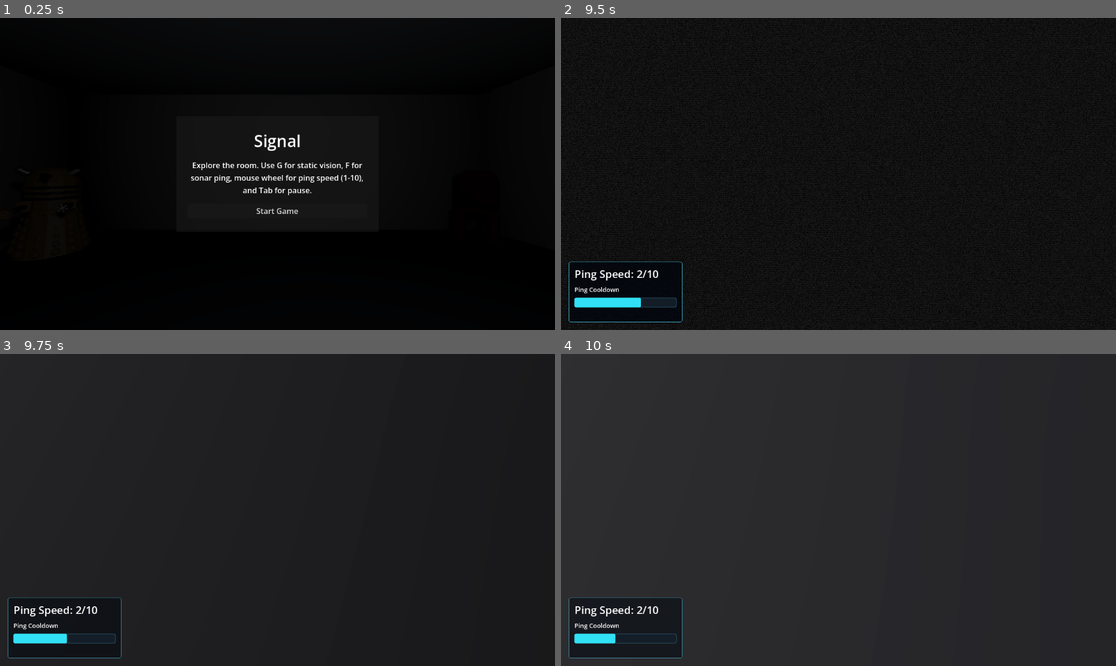
Above: before the commit, frames 1-4 (two rows, left to right).
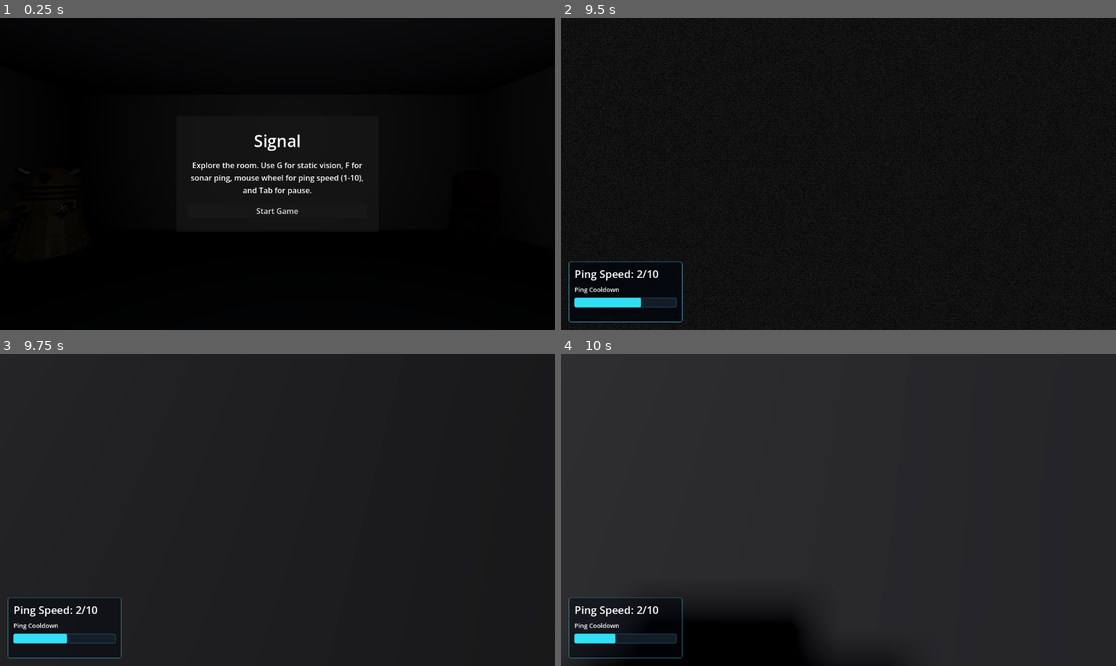
Above: after the commit, the same moments.

Repository: frkatona/LD59-Signal
Game: Godot game, scene res://scenes/main.tscn
Same seed, same stepped clock (60 frames per second), same inputs: the game is played once before the commit and once after it. Sound files missing from this copy of the repository are replaced by a short silence.
Inputs (mouse positions are in pixels of both pictures, inside the frame that each line leads up to):
- Up to frame 1 (0.25 s): no input
- Up to frame 2 (9.5 s): click "Start Game" at 0.5 s; tap Enter at 1.25, 6.5 s; move the mouse to (866, 174) at 1.27 s; hold E (interact) 1.28-2.03 s; hold W 1.28-6.53 s; click (866, 174) at 1.42 s; tap Space at 1.52, 2.27, 2.75, 3.77, 4.52, 5.27, 6.77, 7.25, 7.52, 8.27 s; move the mouse to (810, 174) at 2.02 s; tap F (sonar_ping) at 2.1, 6.6 s; move the mouse to (849, 167) at 2.77 s; hold G (toggle_sonar_mode) 2.78-3.53 s; move the mouse to (832, 180) at 3.52 s; tap E (interact) at 3.6, 8.1 s; click (832, 180) at 3.67 s; move the mouse to (877, 177) at 4.27 s; hold F (sonar_ping) 4.28-5.03 s; move the mouse to (794, 170) at 5.02 s; tap G (toggle_sonar_mode) at 5.1 s; move the mouse to (844, 174) at 5.77 s; hold E (interact) 5.78-6.53 s; click (844, 174) at 5.92 s; move the mouse to (816, 167) at 6.52 s; hold D 6.53-7.28 s; move the mouse to (866, 174) at 7.27 s; hold G (toggle_sonar_mode) 7.28-8.03 s; hold W from 7.28 s (still down); move the mouse to (810, 174) at 8.02 s; click (810, 174) at 8.17 s; move the mouse to (849, 167) at 8.77 s; hold F (sonar_ping) from 8.78 s (still down)
- Up to frame 3 (9.75 s): move the mouse to (271, 516) at 9.52 s; release W at 9.53 s; release F (sonar_ping) at 9.53 s; hold A from 9.53 s (still down); tap G (toggle_sonar_mode) at 9.6 s
- Up to frame 4 (10 s): keep holding A; tap Space at 9.77 s

Frames 1-3 are identical in both runs. In frame 4, 4.5% of the frame differs, in the area x 5-52%, y 81-100%.
Error before the commit: Assertion failed: Player node not found in the scene tree. (res://scripts/enemy.gd:10)

Commit message:
fix: player not assigned to enemy

Diff:
--- a/scenes/main.tscn
+++ b/scenes/main.tscn
@@ -459,10 +459,11 @@
 transform = Transform3D(0.88732, 0, 0.96189797, 0, 1, 0, -0.9815687, 0, 0.8695381, 1.5306025, 0.29769003, -2.8050463)
 shape = SubResource("ConvexPolygonShape3D_tbgi4")
 
-[node name="Enemy" parent="." unique_id=196884257 node_paths=PackedStringArray("nav_mesh") groups=["sonar_reveal"] instance=ExtResource("8_tipki")]
+[node name="Enemy" parent="." unique_id=196884257 node_paths=PackedStringArray("nav_mesh", "player") groups=["sonar_reveal"] instance=ExtResource("8_tipki")]
 transform = Transform3D(1, 0, 0, 0, 1, 0, 0, 0, 1, -3.268036, -1.1920929e-07, 2.8400624)
 move_speed = 1.0
 nav_mesh = NodePath("../NavigationRegion3D")
+player = NodePath("../Player")
 
 [node name="NavigationRegion3D" type="NavigationRegion3D" parent="." unique_id=239465632]
 navigation_mesh = SubResource("NavigationMesh_tipki")
